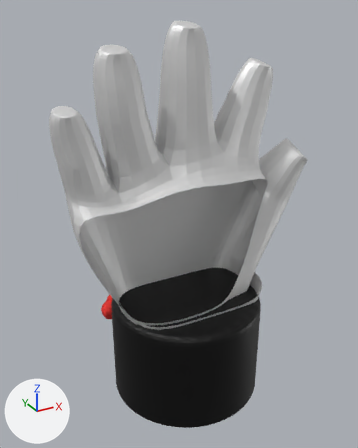
The glTF model public/models/finger5.glb, before and after one commit.
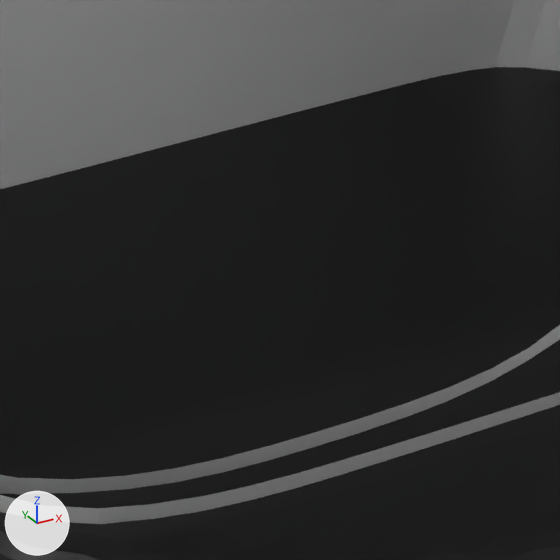
Each version is shown whole from a 50 mm camera at (-1.967, -4.005, 2.498) aimed at (0.16, -0.136, 0.563), then close up on the part from 41% to 62% of the width and 58% to 75% of the height. The lights are fixed; the arrows at lower left show +X, +Y and +Z. Where no turn or scale is listed for an object, it has been applied to the vertices.

Objects in the first close-up: '실린더', '큐브'.
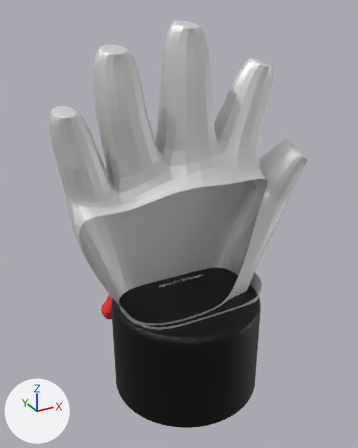
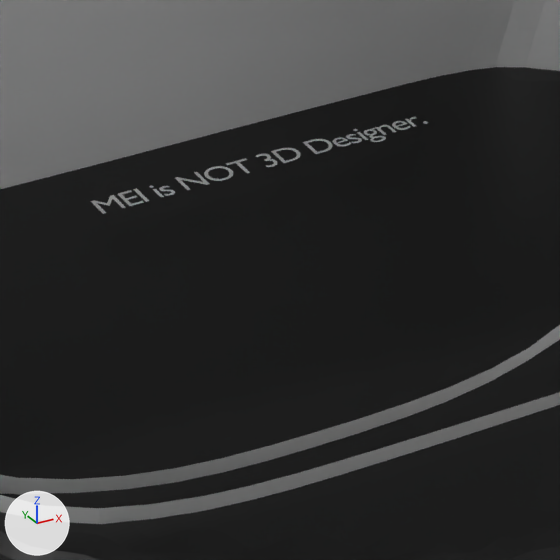
Changed parts and their boxes (x1, y1, x2, y2) in the close-ups (560 x 560 px):
'텍스트', added: after (91, 117, 428, 214)

Edits to the bpy script that builds the scene:
```text
Add mat_매테리얼:
    mat_매테리얼 = principled_material('매테리얼')
    mat_매테리얼.base_color = (1.0, 1.0, 1.0)  # white #ffffff
    mat_매테리얼.metallic = 0.598
Add me_텍스트:
    me_텍스트.from_pydata(...)  # 1386 vertices, 1358 faces; spans x 0.011..0.549, y -0.013..0.04, z -0.177
    me_텍스트.materials.append(mat_매테리얼)  # white #ffffff
Add ob_텍스트:
    ob_텍스트 = bpy.data.objects.new('텍스트', me_텍스트)
    ob_텍스트.location = (0.0, 0.0, 0.0)
```
